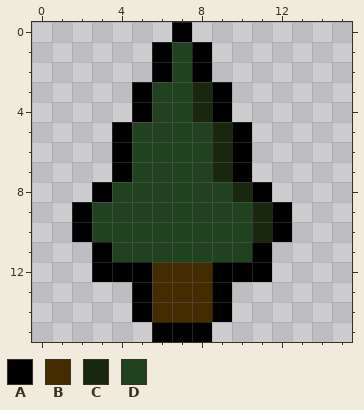
Pixel-art sprite, stored at src/pics/block/tree.png. That is the earlier state.
The file is 16x16 pixels.
Palette (. is transparent): A #000000  B #452b00  C #19270e  D #21421f
Pixels before, first column x 2:
 0 .....A.....
 1 ....ADA....
 2 ....ADA....
 3 ...ADDCA...
 4 ...ADDCA...
 5 ..ADDDDCA..
 6 ..ADDDDCA..
 7 ..ADDDDCA..
 8 .ADDDDDDCA.
 9 ADDDDDDDDCA
10 ADDDDDDDDCA
11 .ADDDDDDDA.
12 .AAABBBAAA.
13 ...ABBBA...
14 ...ABBBA...
15 ....AAA....
And afterwards:
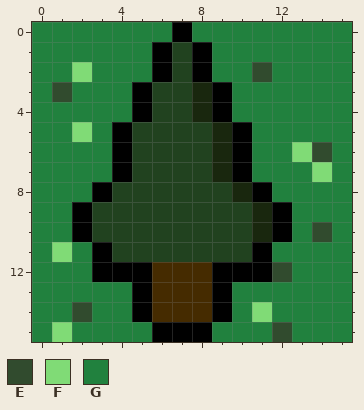
Colours new in this view: E #314b2e  F #80db76  G #21813e
Changes in this commit:
Changed rows in their new state; - is an unchanged pixel.
first column x 0:
 0 GGGGGGG-GGGGGGGG
 1 GGGGGG---GGGGGGG
 2 GGFGGG---GGEGGGG
 3 GEGGG-----GGGGGG
 4 GGGGG-----GGGGGG
 5 GGFG-------GGGGG
 6 GGGG-------GGFEG
 7 GGGG-------GGGFG
 8 GGG---------GGGG
 9 GG-----------GGG
10 GG-----------GEG
11 GFG---------GGGG
12 GGG---------EGGG
13 GGGGG-----GGGGGG
14 GGEGG-----GFGGGG
15 GFGGGG---GGGEGGG
Boxes around the changes in both pictures, in picture pixels (x1, y1, x2, y2):
added: (32, 22, 352, 342)
